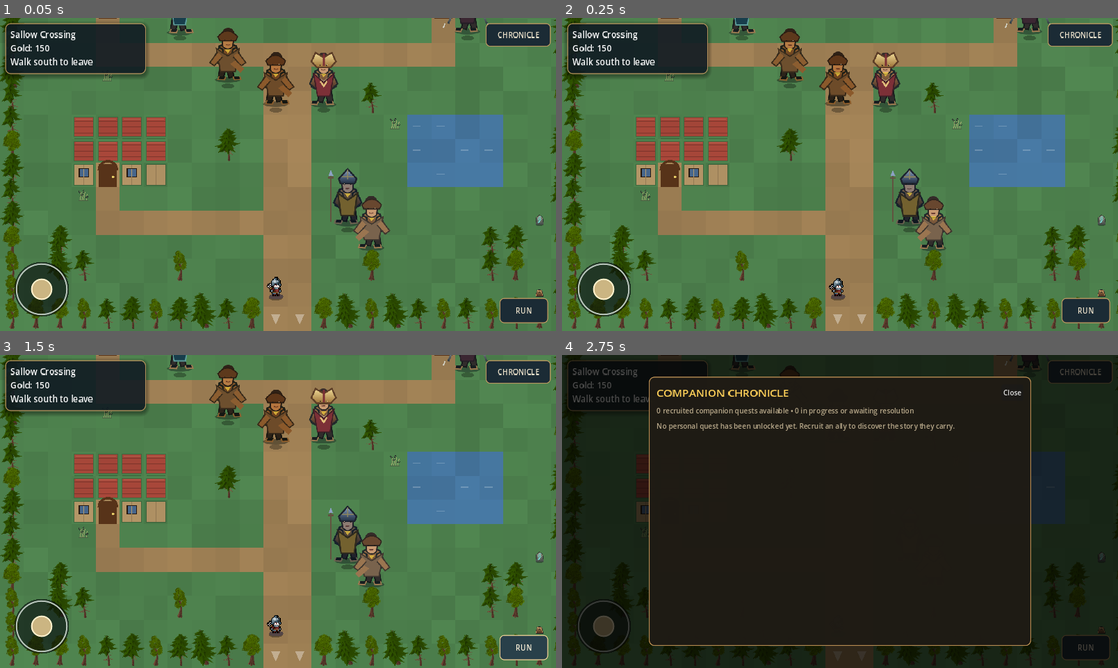
Above: before the commit, frames 1-4 (two rows, left to right).
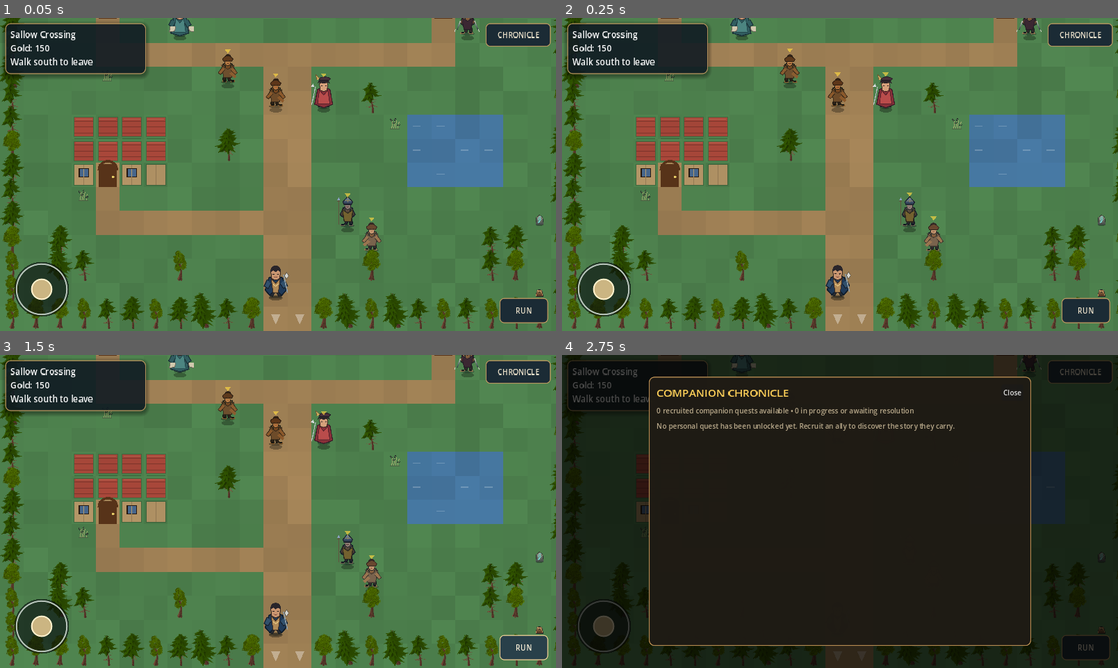
Above: after the commit, the same moments.

Repository: ninjun42215-gif/KindleWake
Game: Godot game, scene res://Location.tscn
Same seed, same stepped clock (60 frames per second), same inputs: the game is played once before the commit and once after it. This scene is started directly instead of the project's main scene.
Inputs:
- Up to frame 1 (0.05 s): no input
- Up to frame 2 (0.25 s): no input
- Up to frame 3 (1.5 s): click "RUN" at 0.5 s; click "RUN: ON" at 1.25 s
- Up to frame 4 (2.75 s): click "CHRONICLE" at 2 s

The runs differ from the first frame. In frame 1, 3.8% of the frame differs, in the area x 30-88%, y 0-90%; in frame 2, 3.8%; in frame 3, 3.8%; in frame 4, 0.1%.

Commit message:
Rebuild Thornmere town and give the cast distinct character silhouettes (#147)
* Build a walkable town centre with distinct building blocks in Thornmere

* Scale settlement NPCs to match the player and adjust dialogue prompts

* Reduce oversized atlas enemy sprites on tactical battlefields

* Map named NPC professions to distinct character silhouettes

* Add original named hero and NPC character designs

* Give the protagonist a distinct original chronicle-hero design

* Assign distinct designs to the lead and named companions

* Use original character designs for tactical party units

* Return a valid success value after drawing a custom party sprite

* Keep town door spawns aligned with their existing interior entrances

* Test the expanded original character atlas and named designs

Diff:
--- a/Kindlewake/assets/art/units/character_atlas.svg
+++ b/Kindlewake/assets/art/units/character_atlas.svg
@@ -1,4 +1,4 @@
-<svg xmlns="http://www.w3.org/2000/svg" width="512" height="640" viewBox="0 0 512 640">
+<svg xmlns="http://www.w3.org/2000/svg" width="512" height="960" viewBox="0 0 512 960">
 <defs>
  <linearGradient id="steel" x2="0" y2="1"><stop stop-color="#d8d5c8"/><stop offset=".5" stop-color="#747d80"/><stop offset="1" stop-color="#303a40"/></linearGradient>
  <linearGradient id="leather" x2="0" y2="1"><stop stop-color="#a87b4d"/><stop offset="1" stop-color="#493126"/></linearGradient>
@@ -38,4 +38,100 @@
 <g transform="translate(128 480)"><path d="M32 135l4-67 28-20 28 20 4 67-32 12z" fill="#6b3037" stroke="#2a1b20" stroke …(365 unchanged characters)…
 <g transform="translate(256 480)"><path d="M18 140l10-75 36-44 36 44 10 75-46 10z" fill="#4c6040" stroke="#273629" stro …(425 unchanged characters)…
 <g transform="translate(384 480)"><path d="M27 137l5-65 32-30 32 30 5 65-37 12z" fill="#292d34" stroke="#151a20" stroke …(324 unchanged characters)…
+
+<!-- New named-character row: original, individually designed silhouettes. -->
+<g transform="translate(0 640)">
+ <ellipse cx="64" cy="151" rx="28" ry="6" fill="#101719" opacity=".4"/>
+ <path d="M45 112l-9 31 15 5 13-24 13 24 15-5-9-31" fill="#292c32" stroke="#171c22" stroke-width="3"/>
+ <path d="M34 68l-16 53 20 22 26-24 26 24 20-22-16-53-30-12z" fill="#203a58" stroke="#121e2c" stroke-width="5"/>
+ <path d="M44 70l20 22 20-22-9 62H53z" fill="#b18a58" stroke="#3b2b22" stroke-width="3"/>
+ <path d="M43 41q21-25 42 0l-4 29q-17 14-34 0z" fill="#c99570" stroke="#33251f" stroke-width="3"/>
+ <path d="M41 43q0-29 23-29 22 0 23 29l-13-8-10 7-10-7z" fill="#29252a"/>
+ <path d="M51 51h6m14 0h6" stroke="#211c1c" stroke-width="3" stroke-linecap="round"/>
+ <path d="M57 63q7 5 14 0" fill="none" stroke="#743e35" stroke-width="2"/>
+ <path d="M26 76l-13 27 17 11 14-20m58-18 13 27-17 11-14-20" fill="#31506c" stroke="#172332" stroke-width="4"/>
+ <path d="M98 53l17 78" stroke="#8d9ba3" stroke-width="5"/><path d="M111 43l9 15-9 15-9-15z" fill="#d6d6d0" stroke="#514c43" stroke-width="2"/>
+ <path d="M52 94l12 10 12-10" fill="none" stroke="#e1c17f" stroke-width="4"/>
+</g>
+<g transform="translate(128 640)">
+ <ellipse cx="64" cy="151" rx="31" ry="6" fill="#101719" opacity=".4"/>
+ <path d="M40 110l-5 34 18 3 11-26 11 26 18-3-5-34" fill="#4b3440" stroke="#211c25" stroke-width="3"/>
+ <path d="M27 69q37-23 74 0l17 69-24 13-30-19-30 19-24-13z" fill="#563a55" stroke="#241d2b" stroke-width="5"/>
+ <path d="M42 72l22 22 22-22 11 65H31z" fill="#8e6077" stroke="#37253b" stroke-width="3"/>
+ <path d="M43 42q21-22 42 0l-4 29q-17 13-34 0z" fill="#d4a27d" stroke="#33251f" stroke-width="3"/>
+ <path d="M39 43q4-30 25-30t25 30l-9-9-16 7-16-7z" fill="#382735"/>
+ <path d="M48 17l16-14 16 14-6 7H54z" fill="#d7b96e" stroke="#73542d" stroke-width="3"/><circle cx="64" cy="12" r="4" fill="#8b3948"/>
+ <path d="M52 52h6m13 0h6" stroke="#29201e" stroke-width="3"/>
+ <path d="M54 63q10 6 20 0" fill="none" stroke="#8a4c49" stroke-width="2"/>
+ <path d="M99 59v79m-9-69h18" stroke="#a47a48" stroke-width="4"/><path d="M99 48l-7 12h14z" fill="#e5d29c"/>
+</g>
+<g transform="translate(256 640)">
+ <ellipse cx="64" cy="151" rx="31" ry="6" fill="#101719" opacity=".4"/>
+ <path d="M40 111l-4 34 17 2 11-27 11 27 17-2-4-34" fill="#42332b" stroke="#211c18" stroke-width="3"/>
+ <path d="M34 70l-13 58 16 17 27-21 27 21 16-17-13-58-30-10z" fill="#8b5637" stroke="#38251b" stroke-width="5"/>
+ <path d="M45 75l19 19 19-19-8 64H53z" fill="#49352a" stroke="#241d18" stroke-width="3"/>
+ <path d="M44 43q20-22 40 0l-3 28q-17 12-34 0z" fill="#c58f69" stroke="#33251f" stroke-width="3"/>
+ <path d="M39 42q7-24 25-24t25 24l-10-5-15 8-15-8z" fill="#4d3425"/>
+ <path d="M51 52h6m14 0h6" stroke="#211c1a" stroke-width="3"/>
+ <path d="M22 75l-12 28 17 12 13-23m60-17 13 27-17 12-13-23" fill="#9a6341" stroke="#493021" stroke-width="4"/>
+ <path d="M45 89h38l9 48H36z" fill="#b58a5b" stroke="#5d4028" stroke-width="3"/><path d="M53 96v36m22-36v36" stroke="#69472e" stroke-width="3"/>
+ <path d="M103 42l13-20 5 4-8 27" stroke="#77604a" stroke-width="6"/><path d="M110 22l14-7-3 20z" fill="#aeb2b1" stroke="#4e5556" stroke-width="2"/>
+</g>
+<g transform="translate(384 640)">
+ <ellipse cx="64" cy="151" rx="27" ry="6" fill="#101719" opacity=".4"/>
+ <path d="M43 112l-6 32 16 3 11-25 11 25 16-3-6-32" fill="#283c3c" stroke="#172627" stroke-width="3"/>
+ <path d="M35 67q29-18 58 0l12 73-41 12-41-12z" fill="#315d60" stroke="#1b3338" stroke-width="5"/>
+ <path d="M46 73l18 20 18-20 9 63H37z" fill="#4c8581" stroke="#23474b" stroke-width="3"/>
+ <path d="M45 44q19-22 38 0l-3 28q-16 12-32 0z" fill="#c99572" stroke="#33251f" stroke-width="3"/>
+ <path d="M38 47q2-34 26-34t26 34l-11-11-15 8-15-8z" fill="#253a3d"/>
+ <path d="M52 53h5m14 0h5" stroke="#202829" stroke-width="3"/>
+ <path d="M57 64q7 4 14 0" fill="none" stroke="#75433c" stroke-width="2"/>
+ <path d="M27 77l-14 25 18 12 12-22m58-15 14 25-18 12-12-22" fill="#315d60" stroke="#1b3338" stroke-width="4"/>
+ <path d="M20 110l-4 24 26-4 3-20m59 0 3 20 26 4-4-24" fill="#d1c9ae" stroke="#6d675a" stroke-width="3"/>
+ <path d="M102 40l17 14-7 12-17-14" fill="#d9c89d" stroke="#6d675a" stroke-width="2"/>
+</g>
+<!-- Second row: healer, duelist, hunter and bard. -->
+<g transform="translate(0 800)">
+ <ellipse cx="64" cy="151" rx="28" ry="6" fill="#101719" opacity=".4"/>
+ <path d="M43 110l-5 34 16 3 10-26 10 26 16-3-5-34" fill="#d8d0b9" stroke="#77705d" stroke-width="3"/>
+ <path d="M25 72q39-22 78 0l10 68-49 11-49-11z" fill="#e5dfc9" stroke="#8d846e" stroke-width="4"/>
+ <path d="M40 76l24 18 24-18 10 61H30z" fill="#f2ead5" stroke="#b4a789" stroke-width="3"/>
+ <path d="M34 47q30-43 60 0l-9 36H43z" fill="#c6bba2" stroke="#81755f" stroke-width="4"/>
+ <path d="M46 53h8m20 0h8" stroke="#39332c" stroke-width="3"/>
+ <path d="M64 17v126m-12-112h24" stroke="#92764b" stroke-width="4"/><path d="M64 17l-8 9h16z" fill="#e2d5b5"/><circle cx="64" cy="12" r="7" fill="#91bfc0" stroke="#e8d8a6" stroke-width="2"/>
+</g>
+<g transform="translate(128 800)">
+ <ellipse cx="64" cy="151" rx="28" ry="6" fill="#101719" opacity=".4"/>
+ <path d="M43 111l-5 34 16 3 10-26 10 26 16-3-5-34" fill="#302c35" stroke="#171a21" stroke-width="3"/>
+ <path d="M36 68l-13 68 41 15 41-15-13-68-28-11z" fill="#8a3039" stroke="#3b1d28" stroke-width="4"/>
+ <path d="M45 72l19 22 19-22 9 62H36z" fill="#b94c4b" stroke="#54222a" stroke-width="3"/>
+ <path d="M45 43q19-20 38 0l-3 28q-16 12-32 0z" fill="#d6a17b" stroke="#33251f" stroke-width="3"/>
+ <path d="M35 43q9-28 29-28t29 28l-9-6-20 5-20-5z" fill="#2c2529"/>
+ <path d="M51 52h6m14 0h6" stroke="#241d1d" stroke-width="3"/>
+ <path d="M33 20q26-18 53 0l-7 7H40z" fill="#47303a" stroke="#201c25" stroke-width="3"/><path d="M82 18l18-17-5 25" fill="#c8a85c" stroke="#6f512d" stroke-width="2"/>
+ <path d="M101 56l18 83" stroke="#b5c0c2" stroke-width="4"/><path d="M112 42l-5 16 16-3z" fill="#d9dce0"/>
+</g>
+<g transform="translate(256 800)">
+ <ellipse cx="64" cy="151" rx="29" ry="6" fill="#101719" opacity=".4"/>
+ <path d="M41 111l-5 34 17 3 11-27 11 27 17-3-5-34" fill="#3b342b" stroke="#201e19" stroke-width="3"/>
+ <path d="M24 72l16-22h48l16 22-8 68-32 11-32-11z" fill="#52613e" stroke="#29352b" stroke-width="5"/>
+ <path d="M30 72l34 23 34-23-8 64H38z" fill="#7c8553" stroke="#35432f" stroke-width="3"/>
+ <path d="M32 47q32-37 64 0l-8 29H40z" fill="#5d4937" stroke="#342a22" stroke-width="4"/>
+ <path d="M49 54h7m16 0h7" stroke="#26211d" stroke-width="3"/>
+ <path d="M20 68l-12-25 19-17 18 29m65 13 12-25-19-17-18 29" fill="#6d7953" stroke="#394532" stroke-width="4"/>
+ <path d="M101 43q18 21 10 62" fill="none" stroke="#8c6c3c" stroke-width="5"/><path d="M112 40q15 13 8 27" fill="none" stroke="#d5b16b" stroke-width="3"/>
+ <path d="M42 89l22 16 22-16" fill="none" stroke="#d3bd82" stroke-width="4"/>
+</g>
+<g transform="translate(384 800)">
+ <ellipse cx="64" cy="151" rx="28" ry="6" fill="#101719" opacity=".4"/>
+ <path d="M43 111l-5 34 16 3 10-26 10 26 16-3-5-34" fill="#342b3d" stroke="#1d1a25" stroke-width="3"/>
+ <path d="M31 70l12-15h42l12 15 6 69-39 12-39-12z" fill="#6b3f6d" stroke="#30213b" stroke-width="4"/>
+ <path d="M41 73l23 21 23-21 8 61H33z" fill="#a05d82" stroke="#4c3152" stroke-width="3"/>
+ <path d="M45 43q19-20 38 0l-3 28q-16 12-32 0z" fill="#d19a75" stroke="#33251f" stroke-width="3"/>
+ <path d="M34 43q6-28 30-28t30 28l-12-6-18 7-18-7z" fill="#35263d"/>
+ <path d="M50 52h6m16 0h6" stroke="#241e25" stroke-width="3"/>
+ <path d="M30 28q34-20 68 0l-8 8H38z" fill="#4a3553" stroke="#231d2b" stroke-width="3"/><path d="M82 27l18-21-4 29" fill="#d4b66c" stroke="#80613a" stroke-width="2"/>
+ <path d="M82 93q26-8 31 17-4 28-28 24-16-10-3-41z" fill="#9b6b42" stroke="#4c3528" stroke-width="3"/><path d="M92 99l17 24m-25-12 22-3" stroke="#e0c28a" stroke-width="3"/>
+</g>
+
 </svg>
--- a/Kindlewake/data/locations.json
+++ b/Kindlewake/data/locations.json
@@ -771,23 +771,29 @@
       "name": "Thornmere",
       "kind": "town",
       "entry": [
-        7,
-        9
+        11,
+        16
       ],
       "zoom": 1.15,
       "rows": [
-        "################",
-        "#..............#",
-        "#..1......2....#",
-        "#..............#",
-        "#....3.........#",
-        "#..............#",
-        "#..............#",
-        "#..............#",
-        "#..............#",
-        "#..............#",
-        "#..............#",
-        "#######E########"
+        "TTTTTTTTTTTTTTTTTTTTTTTT",
+        "T......................T",
+        "TTwrrrrrw......wbbbbbwTT",
+        "T.wrrrrrw......wbbbbbw.T",
+        "T.wrrrrrw......wbbbbbw.T",
+        "T.www1wwwT....Twww2www.T",
+        "T..........,,..........T",
+        "T.........,,,,.........T",
+        "T,,,,,,,,,,,,,,,,,,,,,,T",
+        "T,,,,,,,,,,,,,,,,,,,,,,T",
+        "T.........,,,,.........T",
+        "T.wrrrrw...,,...wbbbbw.T",
+        "T.wrrrrw.T.,,.T.wbbbbw.T",
+        "T.wrrrrw...,,...wbbbbw.T",
+        "T.ww3www...,,...wwwwww.T",
+        "TT.........,,.........TT",
+        "T..........,,..........T",
+        "TTTTTTTTTTEEEETTTTTTTTTT"
       ],
       "doors": {
         "1": {
@@ -815,8 +821,8 @@
       "spots": [
         {
           "cell": [
-            7,
-            5
+            11,
+            7
           ],
           "kind": "text",
           "npc": true,
@@ -825,8 +831,8 @@
         },
         {
           "cell": [
-            3,
-            5
+            8,
+            7
           ],
           "kind": "text",
           "npc": true,
@@ -843,8 +849,8 @@
         },
         {
           "cell": [
-            11,
-            3
+            15,
+            7
           ],
           "kind": "text",
           "npc": true,
@@ -879,14 +885,14 @@
           "companion_quest_milestone": "purse_recognised",
           "companion_quest_text": "Joss admits the purse came from a payment he kept after helping a child escape. He recognises the broker's knot and asks you to follow the money without frightening the courier.",
           "cell": [
-            1,
-            1
-          ]
-        },
-        {
-          "cell": [
-            7,
-            7
+            2,
+            9
+          ]
+        },
+        {
+          "cell": [
+            10,
+            11
           ],
           "kind": "story",
           "npc": true,
@@ -896,8 +902,8 @@
         },
         {
           "cell": [
-            9,
-            5
+            13,
+            11
           ],
           "kind": "story",
           "npc": true,
--- a/Kindlewake/scripts/ui/art.gd
+++ b/Kindlewake/scripts/ui/art.gd
@@ -8,7 +8,7 @@
 const UNIT_DIR := "res://assets/art/units/"
 const PROP_ATLAS_PATH := "res://assets/art/props/field_props.svg"
 const CHARACTER_ATLAS_PATH := "res://assets/art/units/character_atlas.svg"
-const CHARACTER_CELLS := {"knight":Vector2i(0,0), "ranger":V …(314 unchanged characters)… :Vector2i(2,3), "overlord":Vector2i(3,3)}
+const CHARACTER_CELLS := {"knight":Vector2i(0,0), "ranger":V …(314 unchanged characters)… :Vector2i(2,3), "overlord":Vector2i(3,3), "chronicle_hero":Vector2i(0,4), "noble":Vector2i(1,4), "blacksmith":Vector2i(2,4), "scholar":Vector2i(3,4), "healer":Vector2i(0,5), "duelist":Vector2i(1,5), "hunter":Vector2i(2,5), "bard":Vector2i(3,5)}
 const PROP_CELLS := {"arch":Vector2i(0,0), "column":Vector2i(1,0), "rune_stone":Vector2i(2,0), "torch":Vector2i(3,0), " …(293 unchanged characters)…
 ## Frames per animation in the 100x100 horizontal strips of the Tiny RPG Soldier / Orc sheets.
 const UNIT_FRAMES := {"idle": 6, "walk": 8, "attack": 6, "hurt": 4, "death": 4}
@@ -84,7 +84,7 @@
     canvas.draw_set_transform(feet + Vector2(0, bob), lean, Vector2(-sx if flip else sx, sy))
     canvas.draw_texture_rect_region(tex, Rect2(-64, -160, 128, 160), src, tint)
     # Human faces have visible eyes and a mouth at these atlas coordinates.
-    if archetype in ["knight", "ranger", "paladin", "priestess", "mage", "rogue", "guard", "merchant"]:
+    if archetype in ["knight", "ranger", "paladin", "priestess", "mage", "rogue", "guard", "merchant", "chronicle_hero", "noble", "blacksmith", "scholar", "healer", "duelist", "hunter", "bard"]:
         var blink_phase: float = fposmod(time + float(cell.x * 7 + cell.y * 3), 4.1)
         var blinking: bool = blink_phase > 3.91
         var eye_y: float = -108.0
@@ -140,19 +140,48 @@
 
 static func character_for_npc(name: String, role: String = "") -> String:
     var key: String = (name + " " + role).to_lower()
-    if key.contains("guard") or key.contains("soldier") or key.contains("watch"):
+    if key.contains("torren"):
+        return "chronicle_hero"
+    if key.contains("sela"):
+        return "hunter"
+    if key.contains("bram"):
+        return "duelist"
+    if key.contains("wystan") or key.contains("brother"):
+        return "healer"
+    if key.contains("maren"):
+        return "bard"
+    if key.contains("archer"):
+        return "hunter"
+    if key.contains("swordsman") or key.contains("roadreaver"):
+        return "duelist"
+    if key.contains("cleric"):
+        return "healer"
+    if key.contains("mage"):
+        return "scholar"
+    # Distinct silhouettes for named professions and social roles; do not recolour one generic soldier.
+    if key.contains("blacksmith") or key.contains("smith") or key.contains("forge"):
+        return "blacksmith"
+    if key.contains("archivist") or key.contains("scribe") or key.contains("scholar") or key.contains("librarian") or key.contains("clerk"):
+        return "scholar"
+    if key.contains("noble") or key.contains("duke") or key.contains("duchess") or key.contains("heir") or key.contains("elder") or key.contains("lord") or key.contains("lady"):
+        return "noble"
+    if key.contains("duelist") or key.contains("fencer") or key.contains("champion"):
+        return "duelist"
+    if key.contains("bard") or key.contains("minstrel") or key.contains("musician"):
+        return "bard"
+    if key.contains("hunter") or key.contains("tracker") or key.contains("scout") or key.contains("ranger") or key.contains("bow"):
+        return "hunter"
+    if key.contains("priest") or key.contains("brother") or key.contains("sister") or key.contains("healer"):
+        return "healer"
+    if key.contains("guard") or key.contains("soldier") or key.contains("watch") or key.contains("sergeant"):
         return "guard"
     if key.contains("merchant") or key.contains("trader") or key.contains("innkeeper") or key.contains("carter"):
         return "merchant"
-    if key.contains("priest") or key.contains("brother") or key.contains("sister") or key.contains("healer"):
-        return "priestess"
-    if key.contains("scout") or key.contains("ranger") or key.contains("bow") or key.contains("hunter"):
-        return "ranger"
     if key.contains("mage") or key.contains("witch") or key.contains("seer"):
         return "mage"
-    if key.contains("captain") or key.contains("knight") or key.contains("lord"):
+    if key.contains("captain") or key.contains("knight"):
         return "knight"
-    var common: Array[String] = ["merchant", "guard", "ranger", "rogue", "priestess", "knight", "mage", "paladin"]
+    var common: Array[String] = ["merchant", "guard", "hunter", "rogue", "healer", "noble", "scholar", "duelist"]
     return common[posmod(hash(name), common.size())]
 
 
--- a/Kindlewake/scripts/ui/battle_scene.gd
+++ b/Kindlewake/scripts/ui/battle_scene.gd
@@ -1104,7 +1104,7 @@
         motion = "walk"
     elif str(u.class_id) in ["mage", "cleric"] and u.has_acted:
         motion = "skill"
-    if not Art.draw_character_animated(self, archetype, p + Vector2(0, 8), motion_time, motion, 0.72, tint, fdir.x < 0.0):
+    if not Art.draw_character_animated(self, archetype, p + Vector2(0, 8), motion_time, motion, 0.44, tint, fdir.x < 0.0):
         return false
     draw_line(p + Vector2(0, 2), p + Vector2(0, 2) + fdir * 16.0, Color(1, 1, 1, 0.55), 2.0)
     var ratio: float = clampf(float(u.hp) / float(u.max_hp()), 0.0, 1.0)
@@ -1245,6 +1245,18 @@
     var tint: Color = _battle_sprite_tint(u, is_player)
     if anim == "hurt":
         tint = tint.lerp(Color(1.0, 0.58, 0.52), 0.58)
+    if is_player:
+        var player_archetype: String = Art.character_for_npc(u.display_name, str(u.class_id))
+        var player_motion: String = "walk" if anim == "walk" else ("attack" if anim == "attack" else "idle")
+        if Art.draw_character_animated(self, player_archetype, p + Vector2(0, 8), t, player_motion, 0.44, tint, fdir.x < 0.0):
+            _draw_sprite_identity_marks(u, p, is_player, 0.44, t)
+            var player_ratio: float = clampf(float(u.hp) / float(u.max_hp()), 0.0, 1.0)
+            draw_rect(Rect2(p + Vector2(-20, -50), Vector2(40, 7)), Color(0.1, 0.08, 0.08))
+            draw_rect(Rect2(p + Vector2(-20, -50), Vector2(40.0 * player_ratio, 7)), Color(0.85, 0.2, 0.2).lerp(Color(0.25, 0.85, 0.38), player_ratio))
+            _draw_unit_tag(u, p)
+            if u.morale <= 0:
+                draw_string(ThemeDB.fallback_font, p + Vector2(-40, -70), "ROUTED", HORIZONTAL_ALIGNMENT_CENTER, 80, 14, Color(1, 0.6, 0.3))
+            return true
     Art.draw_unit(self, kind, anim, t, p + Vector2(0, 4), scale, fdir.x < 0.0, tint)
     _draw_sprite_identity_marks(u, p, is_player, scale, t)
     var ratio: float = clampf(float(u.hp) / float(u.max_hp()), 0.0, 1.0)
--- a/Kindlewake/scripts/ui/location_scene.gd
+++ b/Kindlewake/scripts/ui/location_scene.gd
@@ -1179,25 +1179,25 @@
             npc_motion = "talk"
         elif fposmod(npc_clock, 17.0) < 2.2:
             npc_motion = "walk"
-        if not Art.draw_character_animated(self, npc_sprite, foot, npc_clock, npc_motion, 0.82, tint, c.x > player_pos.x):
-            if not Art.draw_unit(self, "soldier", "idle", t + c.x * 0.01, foot, 1.35, c.x > player_pos.x, tint):
+        if not Art.draw_character_animated(self, npc_sprite, foot, npc_clock, npc_motion, 0.44, tint, c.x > player_pos.x):
+            if not Art.draw_unit(self, "soldier", "idle", t + c.x * 0.01, foot, 0.78, c.x > player_pos.x, tint):
                 draw_rect(Rect2(foot + Vector2(-8, -30), Vector2(16, 28)), tint)
         if near and bool(s.get("npc", false)):
-            var bubble := Rect2(c + Vector2(-17, -79), Vector2(34, 22))
+            var bubble := Rect2(c + Vector2(-14, -52), Vector2(28, 18))
             draw_rect(bubble, Color(0.96, 0.91, 0.78, 0.96))
             draw_rect(bubble, Color(0.29, 0.25, 0.20), false, 1.5)
-            draw_colored_polygon(PackedVector2Array([c + Vector2(-4, -58), c + Vector2(2, -58), c + Vector2(-2, -52)]), Color(0.96, 0.91, 0.78))
+            draw_colored_polygon(PackedVector2Array([c + Vector2(-4, -34), c + Vector2(2, -34), c + Vector2(-2, -29)]), Color(0.96, 0.91, 0.78))
             for dot in range(3):
                 var alpha: float = 0.35 if posmod(int(t * 4.0), 3) != dot else 1.0
-                draw_circle(c + Vector2(-8 + dot * 8, -68), 2.0, Color(0.32, 0.29, 0.24, alpha))
+                draw_circle(c + Vector2(-7 + dot * 7, -43), 1.5, Color(0.32, 0.29, 0.24, alpha))
     var bob: float = sin(t * 3.0) * 3.0
     var tip: Vector2 = c + Vector2(0, -52 + bob)
     var col := Color(1.0, 0.85, 0.25) if near else Color(1.0, 0.85, 0.25, 0.65)
     draw_colored_polygon(PackedVector2Array([tip + Vector2(-6, -8), tip + Vector2(6, -8), tip]), col)
     var label: String = str(s.get("name", ""))
     if near:
-        draw_string(ThemeDB.fallback_font, c + Vector2(-79, -69), label, HORIZONTAL_ALIGNMENT_CENTER, 160, 18, Color(0, 0, 0, 0.85))
-        draw_string(ThemeDB.fallback_font, c + Vector2(-80, -70), label, HORIZONTAL_ALIGNMENT_CENTER, 160, 18, Color(1.0, 0.95, 0.8))
+        draw_string(ThemeDB.fallback_font, c + Vector2(-79, -43), label, HORIZONTAL_ALIGNMENT_CENTER, 160, 18, Color(0, 0, 0, 0.85))
+        draw_string(ThemeDB.fallback_font, c + Vector2(-80, -44), label, HORIZONTAL_ALIGNMENT_CENTER, 160, 18, Color(1.0, 0.95, 0.8))
 
 
 func _draw_player() -> void:
@@ -1206,8 +1206,9 @@
     var t: float = float(Time.get_ticks_msec()) / 1000.0
     var walking: bool = (has_target or moving_vector.length() > 0.12) and not panel_open
     var sprinting: bool = walking and (run_toggled or ExplorationControls.running())
-    var motion_state: String = "run" if sprinting and Art.unit_sheet("soldier", "run") != null else ("walk" if walking else "idle")
-    if not Art.draw_unit(self, "soldier", motion_state, t, p + Vector2(0, 8), 2.0, facing_left):
+    var hero_motion: String = "walk" if walking else "idle"
+    var hero_clock: float = t * (1.35 if sprinting else 1.0)
+    if not Art.draw_character_animated(self, "chronicle_hero", p + Vector2(0, 8), hero_clock, hero_motion, 0.46, Color.WHITE, facing_left):
         draw_rect(Rect2(p + Vector2(-8, -24), Vector2(16, 28)), Color(0.22, 0.50, 0.88))
 
 
--- a/Kindlewake/tests/run_tests.gd
+++ b/Kindlewake/tests/run_tests.gd
@@ -187,9 +187,12 @@
     var character_texture: Texture2D = load("res://assets/art/units/character_atlas.svg") as Texture2D
     check(character_texture != null, "original character and enemy atlas imports")
     if character_texture != null:
-        check(character_texture.get_size() == Vector2(512.0, 640.0), "4x4 character atlas matches sixteen 128x160 cells")
-    check(ArtScript.CHARACTER_CELLS.size() == 16, "all sixteen character archetypes have atlas cells")
+        check(character_texture.get_size() == Vector2(512.0, 960.0), "6x4 character atlas matches twenty-four 128x160 cells")
+    check(ArtScript.CHARACTER_CELLS.size() == 24, "all twenty-four character archetypes have atlas cells")
     check(ArtScript.character_for_npc("Village Guard") == "guard", "town guards receive a guard design")
+    check(ArtScript.character_for_npc("Torren Dunmarrow") == "chronicle_hero", "the protagonist receives a distinct Chronicle hero design")
+    check(ArtScript.character_for_npc("Blacksmith Harlan") == "blacksmith", "blacksmith NPCs receive a dedicated silhouette")
+    check(ArtScript.character_for_npc("Archivist Elowen") == "scholar", "scholar NPCs receive a dedicated silhouette")
     check(ArtScript.character_for_npc("Innkeeper Maud") == "merchant", "town merchants and innkeepers receive civilian designs")
     check(ArtScript.character_for_enemy("rootbound_warden") == "treant", "rootbound boss receives a unique monster design")
     check(ArtScript.character_for_enemy("bell_keeper") == "wraith", "bell keeper receives a unique spectral design")
